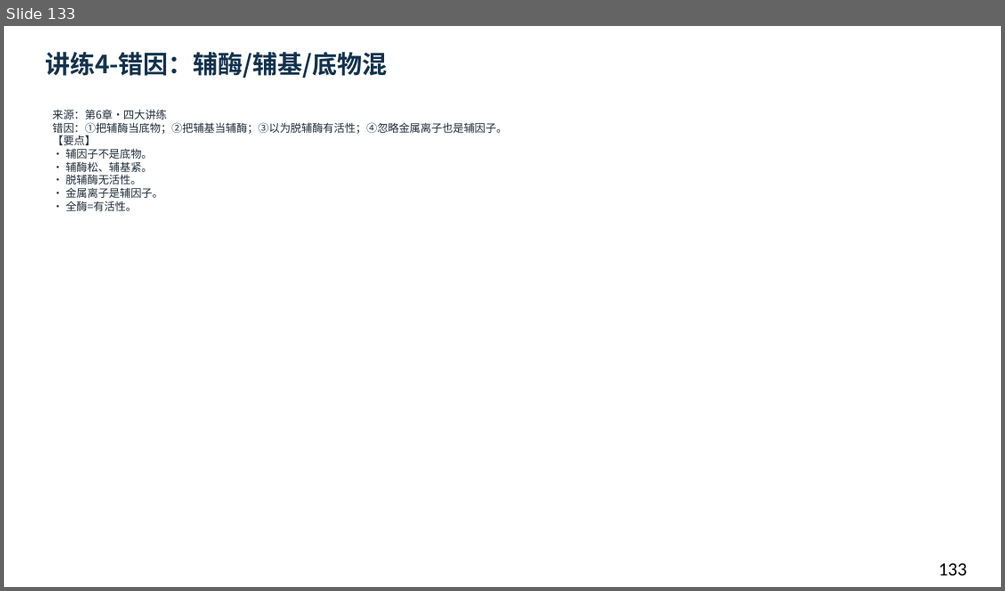
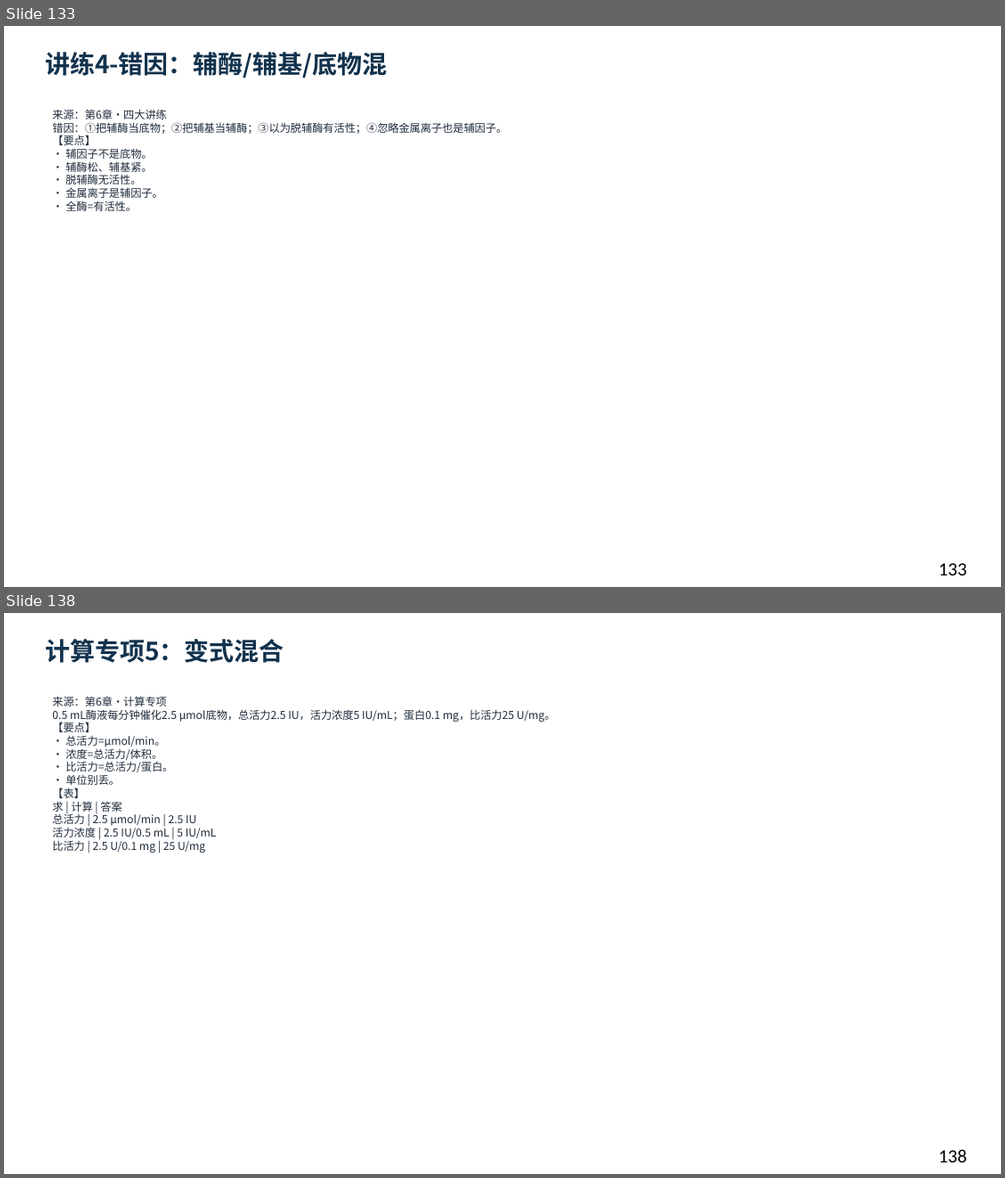
Before and after one commit to newkan-li/Biochemistry, a slide deck: downloads/bc06-ai-style.pptx. Shown one above the other, each under a label of ours: slide 133 before the commit, slides 133 and 138 after it; the slides between them are not shown. The pictures are 1005x591 and 1005x1178 pixels, drawn with LibreOffice and Linux fonts; fonts in the diff are those of the drawing. Boxes give left, top, right and bottom in pixels: in the first picture for what was removed or moved away, otherwise in the second. Text is boxed around its words. In the diff, an @@ line names an element or a change of style, - is before the commit and + after.

Commit message:
bc06加计算专项6页+分类专项6页(EC编号)+网页题55;下载146页;版本20261112bm

```diff
--- a/downloads/bc06-ai-style.pptx
+++ b/downloads/bc06-ai-style.pptx
@@ slide 138 added at <box>4,613,1001,1174</box>, background #FFFFFF @@
@@ text added at <box>45,639,284,663</box>, 24 pt, text #12324D, bold @@
+计算专项5：变式混合
@@ text added at <box>52,696,556,852</box>, 10.5 pt, text #202D3C @@
+来源：第6章·计算专项
+0.5 mL酶液每分钟催化2.5 μmol底物，总活力2.5 IU，活力浓度5 IU/mL；蛋白0.1 mg，比活力25 U/mg。
+【要点】
+• 总活力=μmol/min。
+• 浓度=总活力/体积。
+• 比活力=总活力/蛋白。
+• 单位别丢。
+【表】
+求 | 计算 | 答案
+总活力 | 2.5 μmol/min | 2.5 IU
+活力浓度 | 2.5 IU/0.5 mL | 5 IU/mL
+比活力 | 2.5 U/0.1 mg | 25 U/mg
@@ text added at <box>938,1149,967,1162</box>, 18 pt, text #000000 @@
+138
```
Also in this commit, not shown: 1 slide changed, 11 other slides added, 6 other files.
